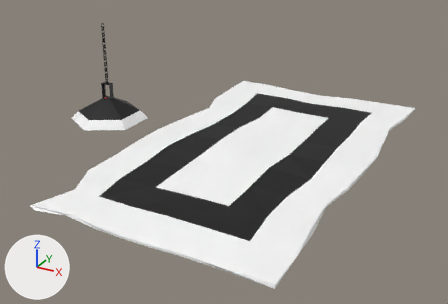
Before and after pictures for a commit that changed the Blender file NotesOfCitrus/Assets/Blender/blend/assetMisc.blend.
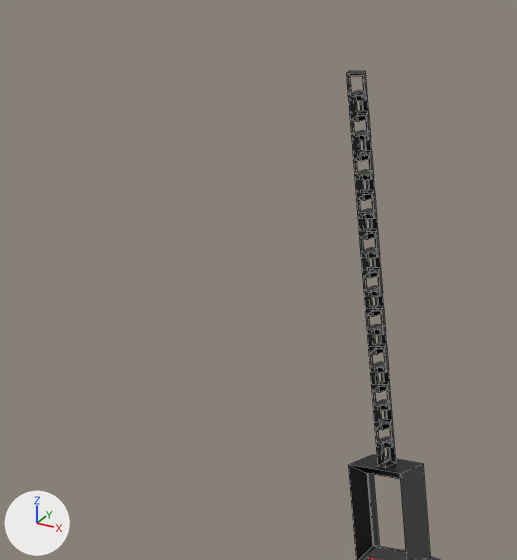
Old and new are each drawn from a camera (50 mm lens) standing at (52.8, -63.6, 30.6) and looking at (15.6, 3.9, -3.1) and again close up on the part from 11% to 28% of the width and 4% to 32% of the height. The axes (+X, +Y, +Z) are drawn at lower left. The lights are the same throughout. The close-ups show mesh edges as thin lines.

Script lines for the objects in view, before the commit:
```python
me_cube_008 = bpy.data.meshes.new('Cube.008')
me_cube_008.from_pydata(...)  # 372 vertices, 368 faces; spans x -4.62..4.62, y -5.34..5.34, z -3.54..9.67
me_cube_008.materials.append(mat_material)  # picture img_colour_png
ob_light = bpy.data.objects.new('Light', me_cube_008)
ob_light.location = (-0.4, 0.0, 3.7)
```
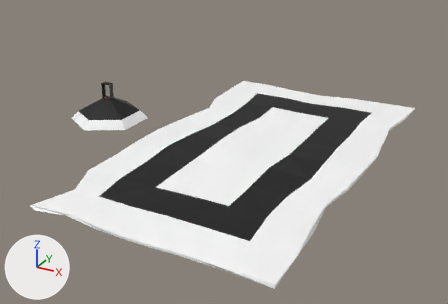
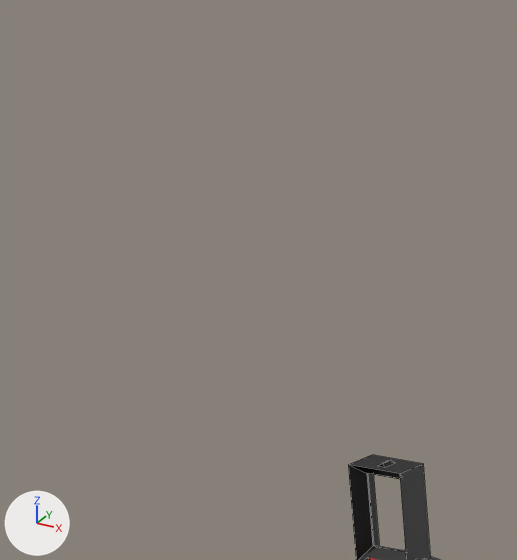
What differs and where, as boxes [x1, y1, x2, y2] in the close-ups (517 x 560 px):
'Light', reshaped: before [346, 71, 440, 560]; after [348, 455, 440, 560]
part 1 of me_cube_008, deleted: before [346, 71, 394, 447]
part 2 of me_cube_008, deleted: before [376, 437, 396, 467]

The change, as a list of edits to the scene's bpy script:
```text
Change me_cube_008:
    used by ob_light; location = (-0.4, 0.0, 3.7)
    remove me_cube_008.from_pydata(...)  # 372 vertices, 368 faces; spans x -4.62..4.62, y -5.34..5.34, z -3.54..9.67
    add me_cube_008.from_pydata(...)  # 60 vertices, 52 faces; spans x -4.62..4.62, y -5.34..5.34, z -3.54..1.58
    me_cube_008 part 1: 19 loose pieces with 304 vertices, spanning x -0.2..0.2, y -0.17..0.17, z 1.92..9.67, are deleted
    me_cube_008 part 2
    8 vertices are removed from x -0.1..0.1, y -0.17..0.17, z 1.99..2.06
    12 faces are deleted
```
